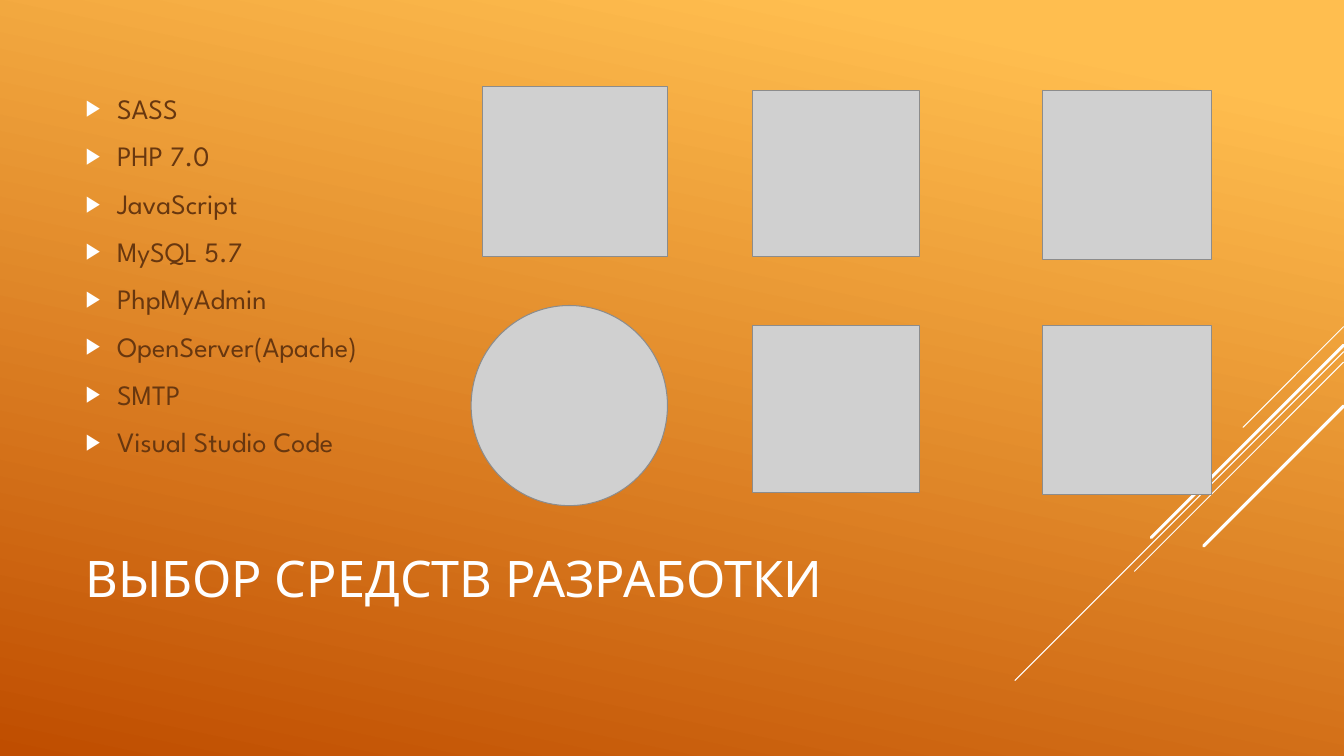
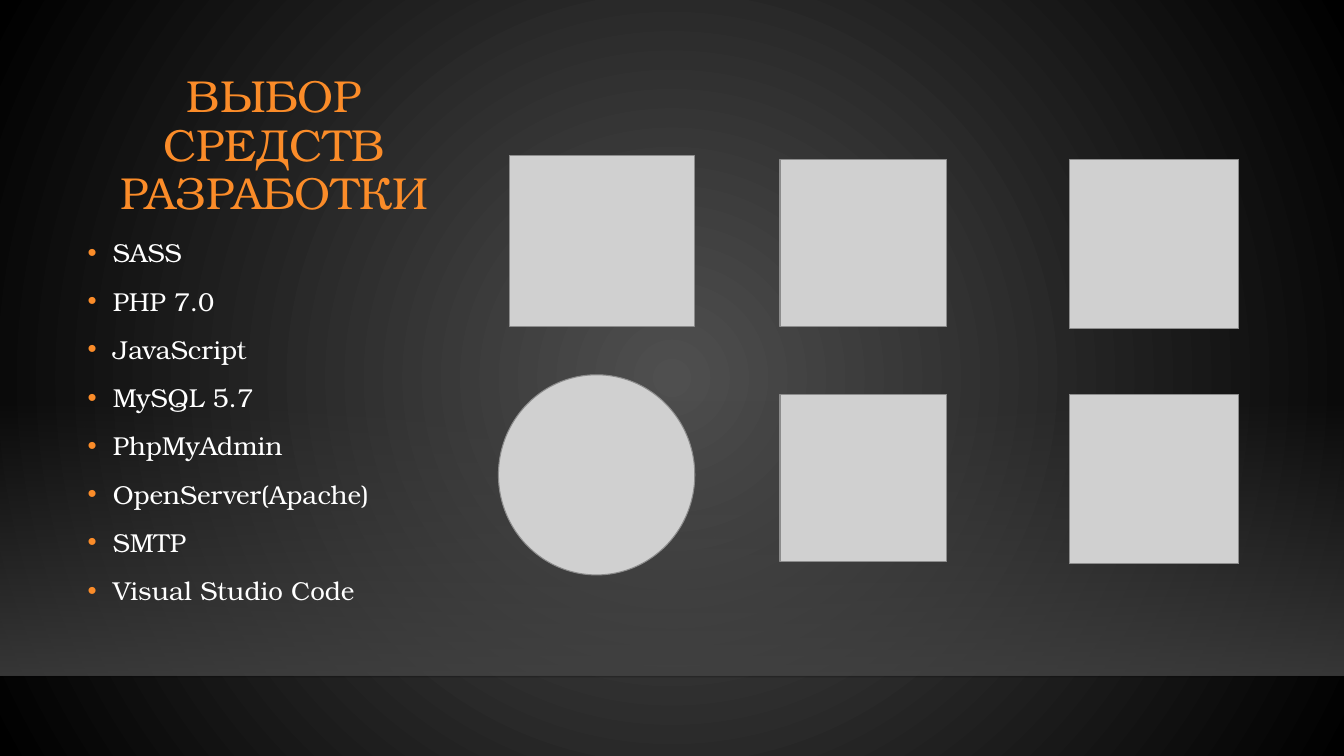
Before and after one commit to gunger28/diploma, a slide deck: slide 5 of Гунгер Диплом презентация.pptx (slide 4 before the commit). Drawn at 1344x756 pixels with LibreOffice and Linux fonts; fonts in the diff are those of the drawing; grey boxes stand for pictures; background and template pictures are left out. Boxes give left, top, right and bottom in pixels: in the first picture for what was removed or moved away, otherwise in the second. Text is boxed around its words. In the diff, an @@ line names an element or a change of style, - is before the commit and + after.

```diff
--- a/Гунгер Диплом презентация.pptx
+++ b/Гунгер Диплом презентация.pptx
@@ background gradient #FFBF50 to #C04D00 to gradient #505050 to #000000 @@
@@ title "ВЫБОР СРЕДСТВ РАЗРАБОТКИ": place and size @@
-title "ВЫБОР СРЕДСТВ РАЗРАБОТКИ" at <box>86,560,822,607</box>
+title "ВЫБОР СРЕДСТВ РАЗРАБОТКИ" at <box>120,80,428,210</box>
@@ title "ВЫБОР СРЕДСТВ РАЗРАБОТКИ" at <box>120,80,428,210</box>: size 36 to 32 pt, font League Spartan to TeX Gyre Bonum, text colour #FFFFFF to #FB8C29; alignment left to centre; line spacing 1 to 0.9 @@
@@ picture: place and size @@
-picture at <box>482,87,667,257</box>
+picture at <box>510,155,696,326</box>
@@ text "SASS": place and size @@
-text "SASS" at <box>117,100,357,452</box>
+text "SASS" at <box>113,244,369,601</box>
@@ text "SASS" at <box>113,244,369,601</box>: size 20 to 18.5 pt, font League Spartan to TeX Gyre Bonum, text colour #68380F to #FFFFFF; bullet ▶ to •; line spacing 1 to 1.1; bullet colour #FFFFFF to #FB8C29; vertical alignment middle to top @@
@@ 5 pictures: place and size @@
-5 pictures at <box>471,90,1212,506</box>
+5 pictures at <box>498,159,1239,576</box>
@@ rectangle added at <box>0,399,1344,676</box>, fill gradient #454545 @@
@@ group removed at <box>1015,327,1344,681</box>: 5 lines @@
@@ line added from (0, 677) to (1344, 677), #000001 1 pt @@
```
Also in this commit, not shown: 5 other slides changed, 7 slides added, 2 other files.
